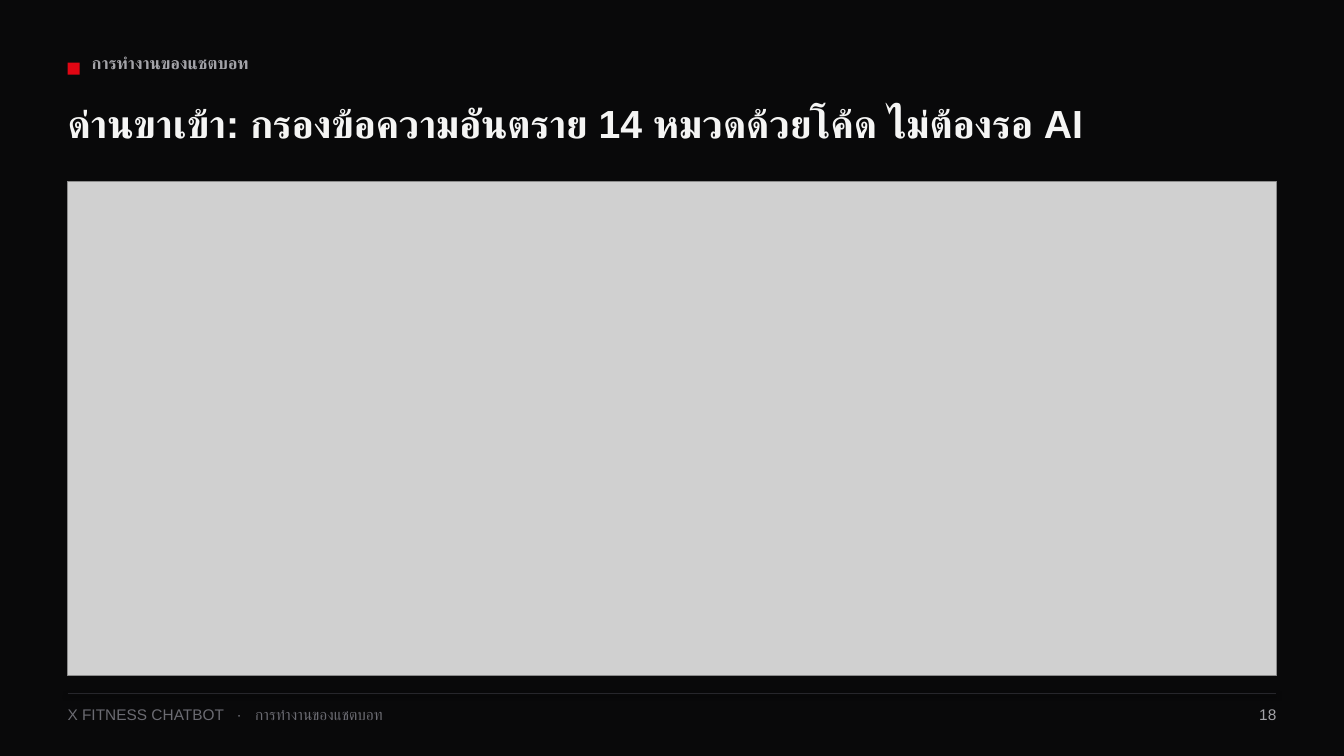
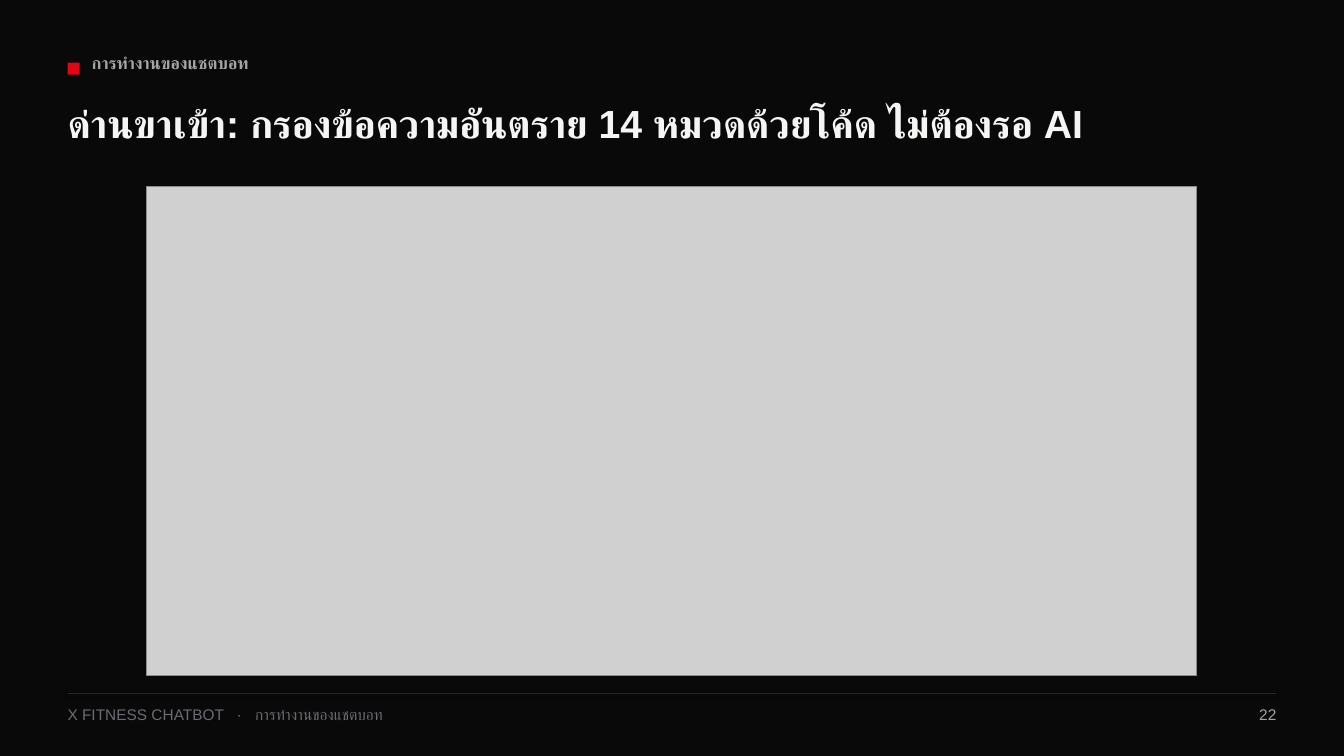
Before and after one commit to sansernonline/chatbot-project, a slide deck: slide 22 of docs/XFitness-Chatbot_Presentation_v1.3.pptx (slide 18 before the commit). Drawn at 1344x756 pixels with LibreOffice and Linux fonts; fonts in the diff are those of the drawing; grey boxes stand for pictures. Boxes give left, top, right and bottom in pixels: in the first picture for what was removed or moved away, otherwise in the second. Text is boxed around its words. In the diff, an @@ line names an element or a change of style, - is before the commit and + after.

```diff
--- a/docs/XFitness-Chatbot_Presentation_v1.3.pptx
+++ b/docs/XFitness-Chatbot_Presentation_v1.3.pptx
@@ picture: place and size @@
-picture at [68, 181, 1276, 676]
+picture at [147, 187, 1198, 676]
@@ text at [1259, 709, 1276, 720]: text changed @@
-18
+22
```
Also in this commit, not shown: 21 other slides changed, 6 slides added, 12 other files.
